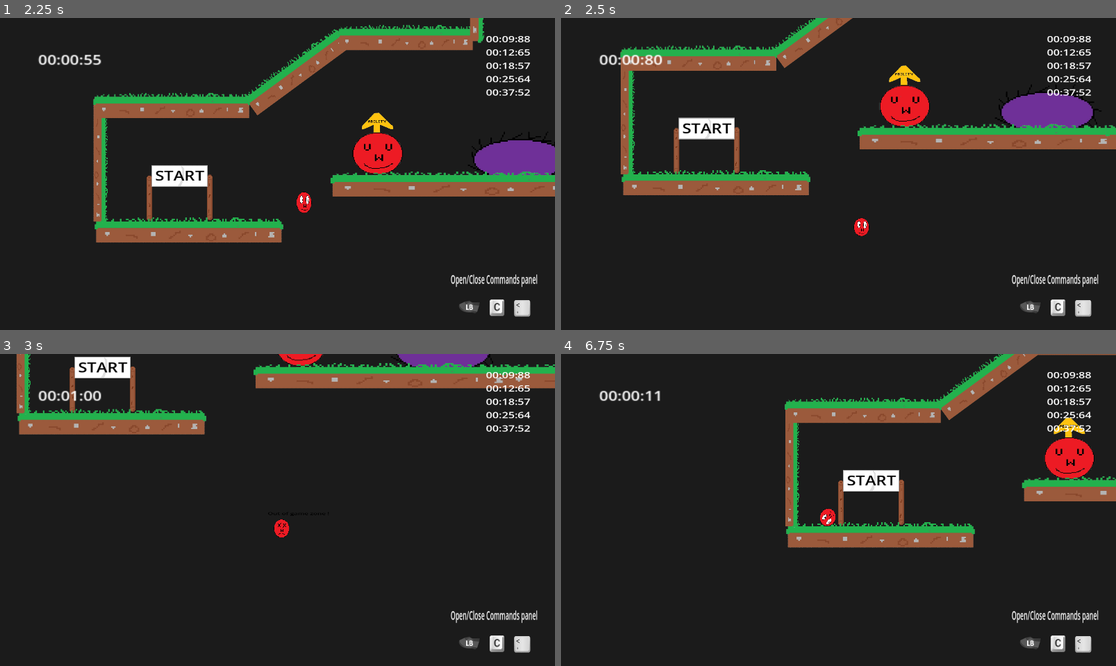
Above: before the commit, frames 1-4 (two rows, left to right).
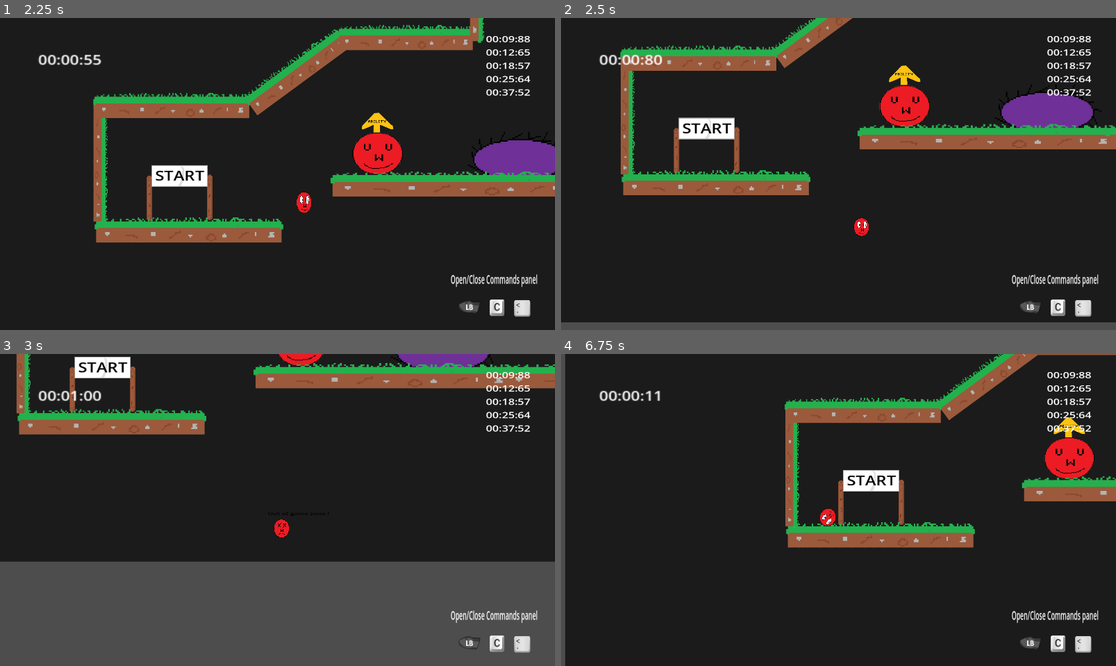
Above: after the commit, the same moments.

Repository: Mahnwe/TheBallThatWasUwU
Game: Godot game, scene res://Scenes/menu.tscn
Two runs of this game, one before a commit and one after it. Both use one fixed random seed, a clock stepped at 60 frames per second and the inputs below.
Inputs (mouse positions are in pixels of both pictures, inside the frame that each line leads up to):
- Up to frame 1 (2.25 s): click "Level 3" at 0.5 s; tap Enter at 1.25 s; move the mouse to (399, 158) at 1.27 s; hold D (move_right) from 1.28 s (still down); tap F (next_level) at 1.35 s; click (399, 158) at 1.42 s; tap Space (jump) at 1.52 s; move the mouse to (166, 189) at 2.02 s; tap X (dash) at 2.1 s
- Up to frame 2 (2.5 s): keep holding D (move_right); tap Space (jump) at 2.27 s; tap F (next_level) at 2.3 s
- Up to frame 3 (3 s): move the mouse to (333, 441) at 2.77 s; release D (move_right) at 2.78 s; hold A (move_left) from 2.78 s (still down); tap F (next_level) at 2.85 s
- Up to frame 4 (6.75 s): move the mouse to (810, 572) at 3.52 s; release A (move_left) at 3.53 s; hold D (move_right) 3.53-5.03 s; tap C (open_commands) at 3.6, 6.6 s; click (810, 572) at 3.67 s; tap Space (jump) at 3.77, 4.52, 5.27 s; tap F (next_level) at 3.8, 4.35, 5.3, 5.85 s; move the mouse to (1005, 556) at 4.27 s; tap E (restart_save) at 5, 6.5 s; move the mouse to (672, 463) at 5.02 s; hold A (move_left) 5.03-5.78 s; tap X (dash) at 5.1 s; tap R (restart_level) at 5.75 s; move the mouse to (866, 510) at 5.77 s; hold D (move_right) 5.78-6.53 s; click (866, 510) at 5.92 s; move the mouse to (755, 432) at 6.52 s; hold A (move_left) from 6.53 s (still down)

Frame 1 is identical in both runs. In frame 2, 2.4% of the frame differs, in the area x 0-100%, y 97-100%; in frame 3, 33%, in the area x 0-100%, y 66-100%; in frame 4, 0.8%.

Commit message:
Work on level 3 LD

Diff:
--- a/Scenes/level3.tscn
+++ b/Scenes/level3.tscn
@@ -13,6 +13,7 @@
 [ext_resource type="PackedScene" uid="uid://bo7nw1yq804xk" path="res://Scenes/spike.tscn" id="10_w0su0"]
 [ext_resource type="PackedScene" uid="uid://dss5xj26b0dfl" path="res://Scenes/finish.tscn" id="11_lhdat"]
 [ext_resource type="PackedScene" uid="uid://dirhjvk3xk4re" path="res://Scenes/cannon.tscn" id="12_dyw7h"]
+[ext_resource type="PackedScene" uid="uid://6evsxx3ik4ta" path="res://Scenes/warning_sign.tscn" id="14_l6k82"]
 
 [sub_resource type="Curve2D" id="Curve2D_ea2f8"]
 _data = {
@@ -53,6 +54,42 @@
 [sub_resource type="Curve2D" id="Curve2D_0m3nc"]
 _data = {
 "points": PackedVector2Array(0, 0, 0, 0, 1774, 48, 0, 0, 0, 0, 1876, 45, 0, 0, 0, 0, 2004, 47, 0, 0, 0, 0, 2116, 48, 0, 0, 0, 0, 2214, 47, 0, 0, 0, 0, 2299, 45, 0, 0, 0, 0, 2367, 48, 0, 0, 0, 0, 1774, 48)
+}
+point_count = 8
+
+[sub_resource type="Curve2D" id="Curve2D_od560"]
+_data = {
+"points": PackedVector2Array(0, 0, 0, 0, 122, -1311, 0, 0, 0, 0, 30, -1311, 0, 0, 0, 0, -58, -1311, 0, 0, 0, 0, -144, -1315, 0, 0, 0, 0, -252, -1313, 0, 0, 0, 0, -378, -1317, 0, 0, 0, 0, 122, -1311)
+}
+point_count = 7
+
+[sub_resource type="Curve2D" id="Curve2D_2o8w0"]
+_data = {
+"points": PackedVector2Array(0, 0, 0, 0, 1612, -1318, 0, 0, 0, 0, 1715, -1320, 0, 0, 0, 0, 1824, -1316, 0, 0, 0, 0, 1917, -1318, 0, 0, 0, 0, 1999, -1316, 0, 0, 0, 0, 2091, -1314, 0, 0, 0, 0, 1612, -1318)
+}
+point_count = 7
+
+[sub_resource type="Curve2D" id="Curve2D_kw1ri"]
+_data = {
+"points": PackedVector2Array(0, 0, 0, 0, 1266, -2222, 0, 0, 0, 0, 1093, -2220, 0, 0, 0, 0, 907, -2222, 0, 0, 0, 0, 734, -2217, 0, 0, 0, 0, 561, -2222, 0, 0, 0, 0, 469, -2217, 0, 0, 0, 0, 1266, -2222)
+}
+point_count = 7
+
+[sub_resource type="Curve2D" id="Curve2D_mu6si"]
+_data = {
+"points": PackedVector2Array(0, 0, 0, 0, 567, -1677, 0, 0, 0, 0, 566, -1766, 0, 0, 0, 0, 564, -1840, 0, 0, 0, 0, 564, -1892, 0, 0, 0, 0, 567, -1677)
+}
+point_count = 5
+
+[sub_resource type="Curve2D" id="Curve2D_ay8c4"]
+_data = {
+"points": PackedVector2Array(0, 0, 0, 0, 1144, -1680, 0, 0, 0, 0, 1141, -1774, 0, 0, 0, 0, 1140, -1847, 0, 0, 0, 0, 1141, -1888, 0, 0, 0, 0, 1144, -1680)
+}
+point_count = 5
+
+[sub_resource type="Curve2D" id="Curve2D_hq4is"]
+_data = {
+"points": PackedVector2Array(0, 0, 0, 0, 521, -1341, 0, 0, 0, 0, 522, -1289, 0, 0, 0, 0, 522, -1230, 0, 0, 0, 0, 521, -1183, 0, 0, 0, 0, 522, -1135, 0, 0, 0, 0, 524, -1079, 0, 0, 0, 0, 524, -1010, 0, 0, 0, 0, 521, -1341)
 }
 point_count = 8
 
@@ -200,10 +237,10 @@
 
 [node name="ColorRect" type="ColorRect" parent="."]
 z_index = -20
-offset_left = -1887.0
-offset_top = -4758.0
-offset_right = 4186.0
-offset_bottom = 2920.0
+offset_left = -1217.0
+offset_top = -2905.0
+offset_right = 2946.0
+offset_bottom = 1708.0
 color = Color(0.10748, 0.10748, 0.10748, 1)
 
 [node name="platform11" parent="." instance=ExtResource("2_gdtbw")]
@@ -262,19 +299,29 @@
 position = Vector2(-639, -1397)
 scale = Vector2(1.36, 1.22581)
 
+[node name="Wall" parent="platform17" instance=ExtResource("8_tnmog")]
+position = Vector2(182.353, 89.7366)
+rotation = 1.5708
+scale = Vector2(0.441177, 1.91368)
+
 [node name="platform19" parent="." instance=ExtResource("2_gdtbw")]
 position = Vector2(1401, -1397)
 scale = Vector2(1.36, 1.22581)
 
+[node name="Wall" parent="platform19" instance=ExtResource("8_tnmog")]
+position = Vector2(536.029, 234.947)
+rotation = -1.5708
+scale = Vector2(0.441177, 1.91368)
+
 [node name="Wall15" parent="." instance=ExtResource("8_tnmog")]
-position = Vector2(1655, -1324)
-rotation = 1.5708
-scale = Vector2(2.2, 2.72)
+position = Vector2(1723, -1324)
+rotation = 1.5708
+scale = Vector2(2.2, 3.64)
 
 [node name="Wall16" parent="." instance=ExtResource("8_tnmog")]
-position = Vector2(83, -590)
-rotation = -1.5708
-scale = Vector2(2.2, 2.72)
+position = Vector2(10, -590)
+rotation = -1.5708
+scale = Vector2(2.2, 3.64)
 
 [node name="Wall17" parent="." instance=ExtResource("8_tnmog")]
 position = Vector2(641, 1132)
@@ -497,10 +544,12 @@
 [node name="Cannon" parent="." instance=ExtResource("12_dyw7h")]
 position = Vector2(1703, -885)
 flip_value = 1
+ball_speed = 10
 
 [node name="Cannon2" parent="." instance=ExtResource("12_dyw7h")]
 position = Vector2(25, -883)
 is_going_left = true
+ball_speed = 10
 
 [node name="Wall24" parent="." instance=ExtResource("8_tnmog")]
 position = Vector2(-1072, -712)
@@ -511,6 +560,174 @@
 position = Vector2(2792, -1034)
 rotation = 1.44699
 scale = Vector2(1, 2.2)
+
+[node name="Spike7" parent="." instance=ExtResource("10_w0su0")]
+position = Vector2(-942, -329)
+scale = Vector2(0.617924, 0.441128)
+
+[node name="Spike" parent="Spike7" instance=ExtResource("10_w0su0")]
+position = Vector2(394.871, -571.262)
+
+[node name="Spike2" parent="Spike7" instance=ExtResource("10_w0su0")]
+position = Vector2(-1.61842, -1271.74)
+rotation = 0.167125
+scale = Vector2(1, 1.45338)
+
+[node name="Spike8" parent="." instance=ExtResource("10_w0su0")]
+position = Vector2(2595, -329)
+scale = Vector2(0.617924, 0.441128)
+
+[node name="Spike" parent="Spike8" instance=ExtResource("10_w0su0")]
+position = Vector2(-419.146, -571.262)
+
+[node name="Spike2" parent="Spike8" instance=ExtResource("10_w0su0")]
+position = Vector2(-8.09146, -1208.27)
+rotation = -0.43635
+scale = Vector2(1.09737, 1.38133)
+skew = 0.288067
+
+[node name="SpikeOnPatrol3" type="Path2D" parent="."]
+position = Vector2(-25, -6)
+curve = SubResource("Curve2D_od560")
+
+[node name="PathFollow2D" type="PathFollow2D" parent="SpikeOnPatrol3"]
+position = Vector2(122, -1311)
+rotation = 3.14159
+
+[node name="Spike" parent="SpikeOnPatrol3/PathFollow2D" groups=["spike_on_patrol"] instance=ExtResource("10_w0su0")]
+position = Vector2(-35, -29)
+scale = Vector2(0.599999, 0.378516)
+
+[node name="SpikeOnPatrol4" type="Path2D" parent="."]
+position = Vector2(22, 0)
+curve = SubResource("Curve2D_2o8w0")
+
+[node name="PathFollow2D" type="PathFollow2D" parent="SpikeOnPatrol4"]
+position = Vector2(1612, -1318)
+rotation = -0.019415
+
+[node name="Spike" parent="SpikeOnPatrol4/PathFollow2D" groups=["spike_on_patrol"] instance=ExtResource("10_w0su0")]
+position = Vector2(-28.8878, -57.5717)
+scale = Vector2(0.599999, 0.378516)
+
+[node name="Spike9" parent="." instance=ExtResource("10_w0su0")]
+position = Vector2(144, -1812)
+
+[node name="Spike10" parent="." instance=ExtResource("10_w0su0")]
+position = Vector2(1432, -1812)
+
+[node name="Spike11" parent="." instance=ExtResource("10_w0su0")]
+position = Vector2(348, -2357)
+scale = Vector2(0.580408, 0.365197)
+
+[node name="Spike12" parent="." instance=ExtResource("10_w0su0")]
+position = Vector2(1295, -2357)
+scale = Vector2(0.580408, 0.365197)
+
+[node name="SpikeOnPatrol5" type="Path2D" parent="."]
+curve = SubResource("Curve2D_kw1ri")
+
+[node name="PathFollow2D" type="PathFollow2D" parent="SpikeOnPatrol5"]
+position = Vector2(1266, -2222)
+rotation = 3.13003
+
+[node name="Spike" parent="SpikeOnPatrol5/PathFollow2D" groups=["spike_on_patrol"] instance=ExtResource("10_w0su0")]
+position = Vector2(-26.4549, -47.309)
+scale = Vector2(0.521421, 0.358193)
+speed = 400
+
+[node name="SpikeOnPatrol6" type="Path2D" parent="."]
+curve = SubResource("Curve2D_mu6si")
+
+[node name="PathFollow2D" type="PathFollow2D" parent="SpikeOnPatrol6"]
+position = Vector2(567, -1677)
+rotation = -1.58203
+
+[node name="Spike" parent="SpikeOnPatrol6/PathFollow2D" groups=["spike_on_patrol"] instance=ExtResource("10_w0su0")]
+position = Vector2(-36.7168, -25.4141)
+scale = Vector2(0.515997, 0.183866)
+
+[node name="SpikeOnPatrol7" type="Path2D" parent="."]
+curve = SubResource("Curve2D_ay8c4")
+
+[node name="PathFollow2D" type="PathFollow2D" parent="SpikeOnPatrol7"]
+position = Vector2(1144, -1680)
+rotation = -1.6027
+
+[node name="Spike" parent="SpikeOnPatrol7/PathFollow2D" groups=["spike_on_patrol"] instance=ExtResource("10_w0su0")]
+position = Vector2(-37.1832, -26.1994)
+scale = Vector2(0.515997, 0.183866)
+
+[node name="Cannon3" parent="." instance=ExtResource("12_dyw7h")]
+position = Vector2(1445, -838)
+is_going_left = true
+ball_speed = 5
+
+[node name="Cannon4" parent="." instance=ExtResource("12_dyw7h")]
+position = Vector2(286, -838)
+flip_value = 1
+ball_speed = 5
+
+[node name="platform27" parent="." instance=ExtResource("2_gdtbw")]
+position = Vector2(775, -1037)
+scale = Vector2(0.2, 1.72)
+
+[node name="platform28" parent="." instance=ExtResource("2_gdtbw")]
+position = Vector2(261, -1509)
+scale = Vector2(0.2, 1)
+
+[node name="platform30" parent="." instance=ExtResource("2_gdtbw")]
+position = Vector2(260, -1036)
+scale = Vector2(0.2, 1)
+
+[node name="platform29" parent="." instance=ExtResource("2_gdtbw")]
+position = Vector2(1328, -1508)
+scale = Vector2(0.2, 1)
+
+[node name="platform31" parent="." instance=ExtResource("2_gdtbw")]
+position = Vector2(1331, -1035)
+scale = Vector2(0.2, 1)
+
+[node name="WarningSign3" parent="." instance=ExtResource("14_l6k82")]
+position = Vector2(581, -2362)
+scale = Vector2(1.51427, 1.6)
+
+[node name="WarningSign" parent="WarningSign3" instance=ExtResource("14_l6k82")]
+position = Vector2(385.665, -1.25)
+
+[node name="WarningSign" parent="." instance=ExtResource("14_l6k82")]
+position = Vector2(329, -1758)
+scale = Vector2(1.51427, 1.6)
+
+[node name="WarningSign2" parent="." instance=ExtResource("14_l6k82")]
+position = Vector2(1414, -1758)
+scale = Vector2(1.51427, 1.6)
+flip_value = 1
+
+[node name="SpikeOnPatrol8" type="Path2D" parent="."]
+curve = SubResource("Curve2D_hq4is")
+
+[node name="PathFollow2D" type="PathFollow2D" parent="SpikeOnPatrol8"]
+position = Vector2(521, -1341)
+rotation = 1.55157
+rotates = false
+
+[node name="Spike" parent="SpikeOnPatrol8/PathFollow2D" groups=["spike_on_patrol"] instance=ExtResource("10_w0su0")]
+position = Vector2(-26.2836, -37.5123)
+scale = Vector2(0.3413, 0.43348)
+
+[node name="SpikeOnPatrol9" type="Path2D" parent="."]
+position = Vector2(664, -2)
+curve = SubResource("Curve2D_hq4is")
+
+[node name="PathFollow2D" type="PathFollow2D" parent="SpikeOnPatrol9"]
+position = Vector2(521, -1341)
+rotation = 1.55157
+rotates = false
+
+[node name="Spike" parent="SpikeOnPatrol9/PathFollow2D" groups=["spike_on_patrol"] instance=ExtResource("10_w0su0")]
+position = Vector2(-26.149, -96.5206)
+scale = Vector2(0.3413, 0.43348)
 
 [connection signal="player_exited_game_area" from="GameArea" to="." method="_on_game_area_player_exited_game_area"]
 [connection signal="player_exited_start_area" from="StartArea" to="." method="_on_start_area_player_exited_start_area"]
@@ -532,3 +749,22 @@
 [connection signal="spike_hit" from="SpikeOnPatrol2/PathFollow2D/Spike" to="." method="_on_spike_spike_hit"]
 [connection signal="player_dead_by_cannon_ball" from="Cannon" to="." method="_on_cannon_player_dead_by_cannon_ball"]
 [connection signal="player_dead_by_cannon_ball" from="Cannon2" to="." method="_on_cannon_player_dead_by_cannon_ball"]
+[connection signal="spike_hit" from="Spike7" to="." method="_on_spike_spike_hit"]
+[connection signal="spike_hit" from="Spike7/Spike" to="." method="_on_spike_spike_hit"]
+[connection signal="spike_hit" from="Spike7/Spike2" to="." method="_on_spike_spike_hit"]
+[connection signal="spike_hit" from="Spike8" to="." method="_on_spike_spike_hit"]
+[connection signal="spike_hit" from="Spike8/Spike" to="." method="_on_spike_spike_hit"]
+[connection signal="spike_hit" from="Spike8/Spike2" to="." method="_on_spike_spike_hit"]
+[connection signal="spike_hit" from="SpikeOnPatrol3/PathFollow2D/Spike" to="." method="_on_spike_spike_hit"]
+[connection signal="spike_hit" from="SpikeOnPatrol4/PathFollow2D/Spike" to="." method="_on_spike_spike_hit"]
+[connection signal="spike_hit" from="Spike9" to="." method="_on_spike_spike_hit"]
+[connection signal="spike_hit" from="Spike10" to="." method="_on_spike_spike_hit"]
+[connection signal="spike_hit" from="Spike11" to="." method="_on_spike_spike_hit"]
+[connection signal="spike_hit" from="Spike12" to="." method="_on_spike_spike_hit"]
+[connection signal="spike_hit" from="SpikeOnPatrol5/PathFollow2D/Spike" to="." method="_on_spike_spike_hit"]
+[connection signal="spike_hit" from="SpikeOnPatrol6/PathFollow2D/Spike" to="." method="_on_spike_spike_hit"]
+[connection signal="spike_hit" from="SpikeOnPatrol7/PathFollow2D/Spike" to="." method="_on_spike_spike_hit"]
+[connection signal="player_dead_by_cannon_ball" from="Cannon3" to="." method="_on_cannon_player_dead_by_cannon_ball"]
+[connection signal="player_dead_by_cannon_ball" from="Cannon4" to="." method="_on_cannon_player_dead_by_cannon_ball"]
+[connection signal="spike_hit" from="SpikeOnPatrol8/PathFollow2D/Spike" to="." method="_on_spike_spike_hit"]
+[connection signal="spike_hit" from="SpikeOnPatrol9/PathFollow2D/Spike" to="." method="_on_spike_spike_hit"]
Not shown: 1 places in Scenes/level3.tscn that only renumber resources
